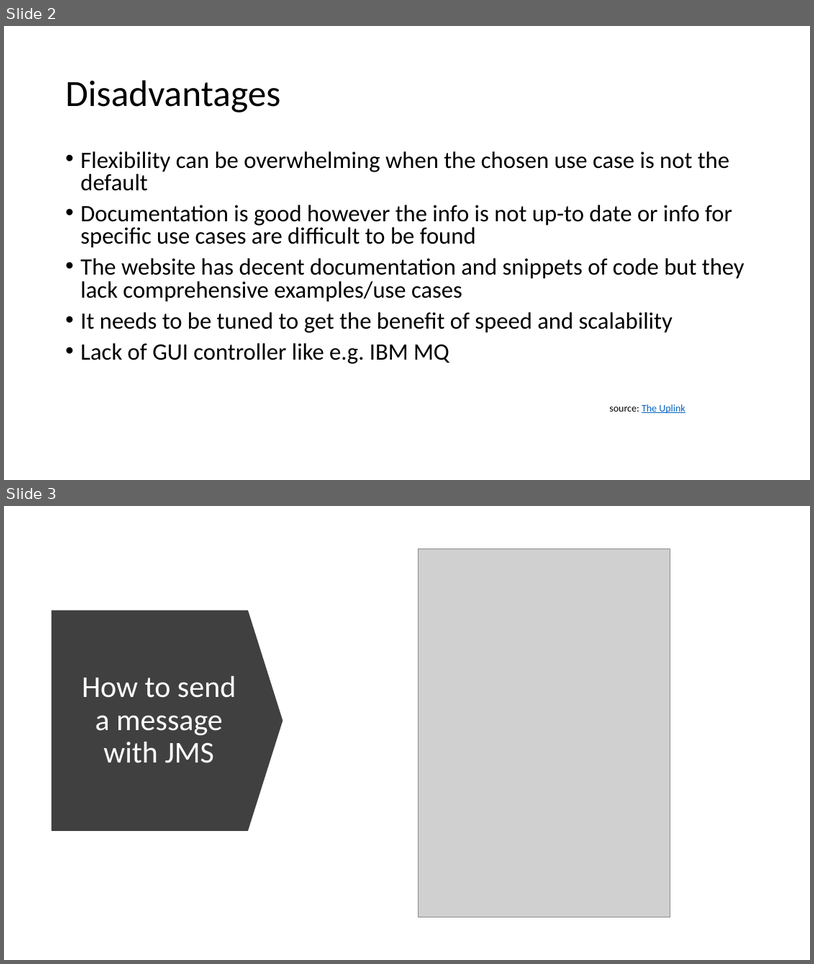
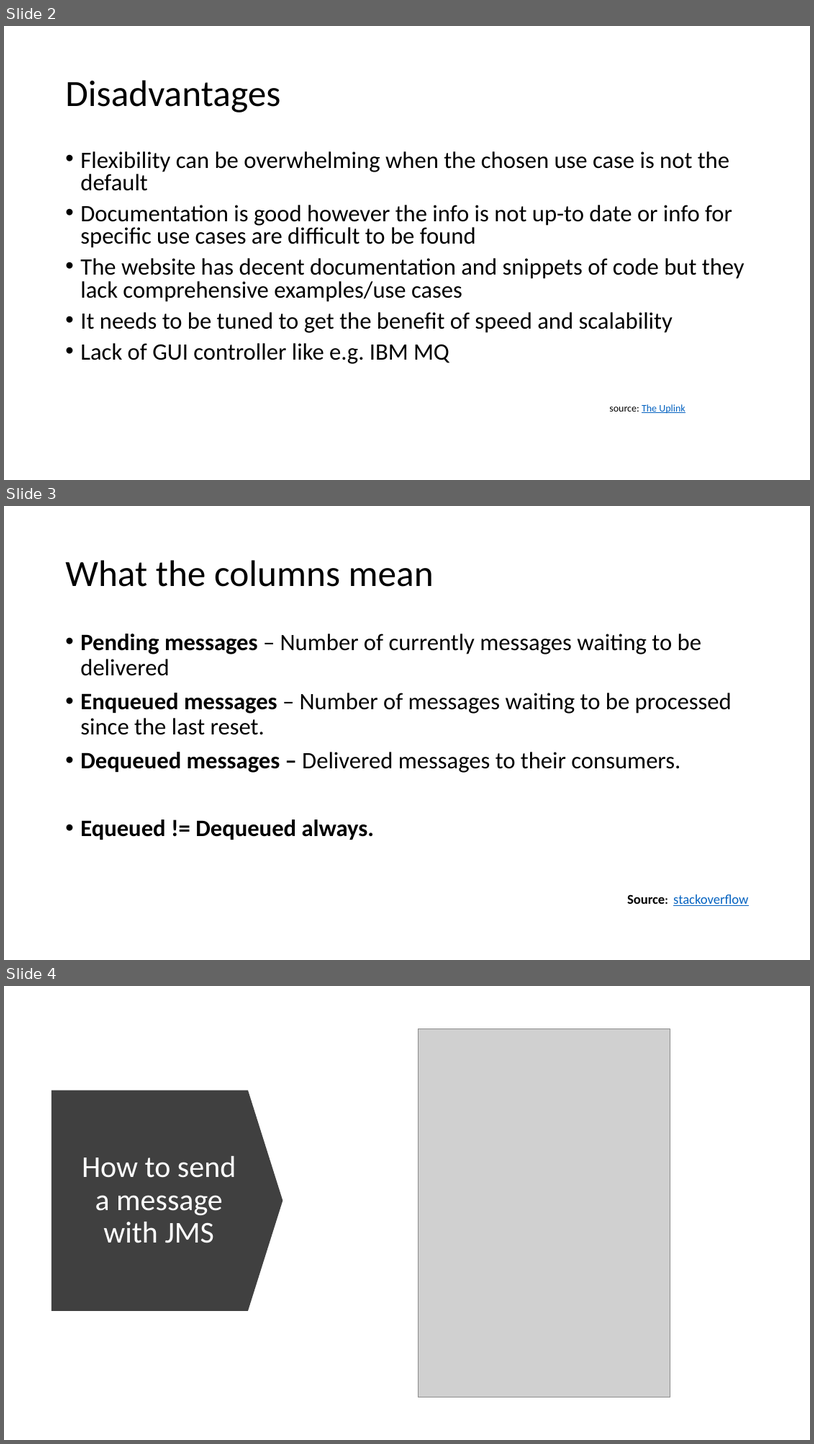
Before and after one commit to FontysVenlo/ActiveMQ_ESDE_FK, a slide deck: Diagrams/presentation.pptx. Shown one above the other, each under a label of ours: slides 2 and 3 before the commit, slides 2, 3 and 4 after it. The pictures are 814x964 and 814x1444 pixels, drawn with LibreOffice and Linux fonts; fonts in the diff are those of the drawing; grey boxes stand for pictures. Boxes give left, top, right and bottom in pixels: in the first picture for what was removed or moved away, otherwise in the second. Text is boxed around its words. In the diff, an @@ line names an element or a change of style, - is before the commit and + after.

```diff
--- a/Diagrams/presentation.pptx
+++ b/Diagrams/presentation.pptx
@@ slide 3 added at (4, 506, 810, 960), background #FFFFFF @@
@@ title added at (65, 560, 434, 587), 44 pt, text #000000 @@
+What the columns mean
@@ text added at (80, 633, 748, 906), 28 pt, text #000000 @@
+• Pending messages – Number of currently messages waiting to be delivered
+• Enqueued messages – Number of messages waiting to be processed since the last reset.
+• Dequeued messages – Delivered messages to their consumers.
+• Equeued != Dequeued always.
+Source: stackoverflow
@@ what was slide 3 is now slide 4 @@
```
Also in this commit, not shown: 15 other files.
